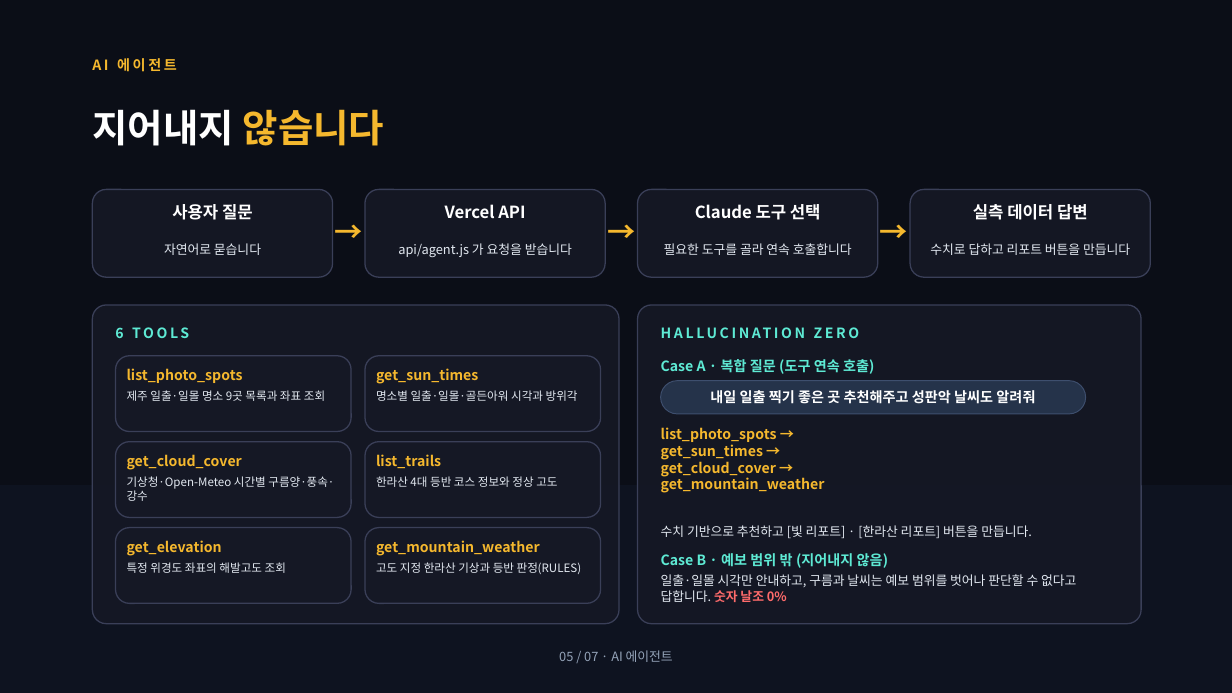
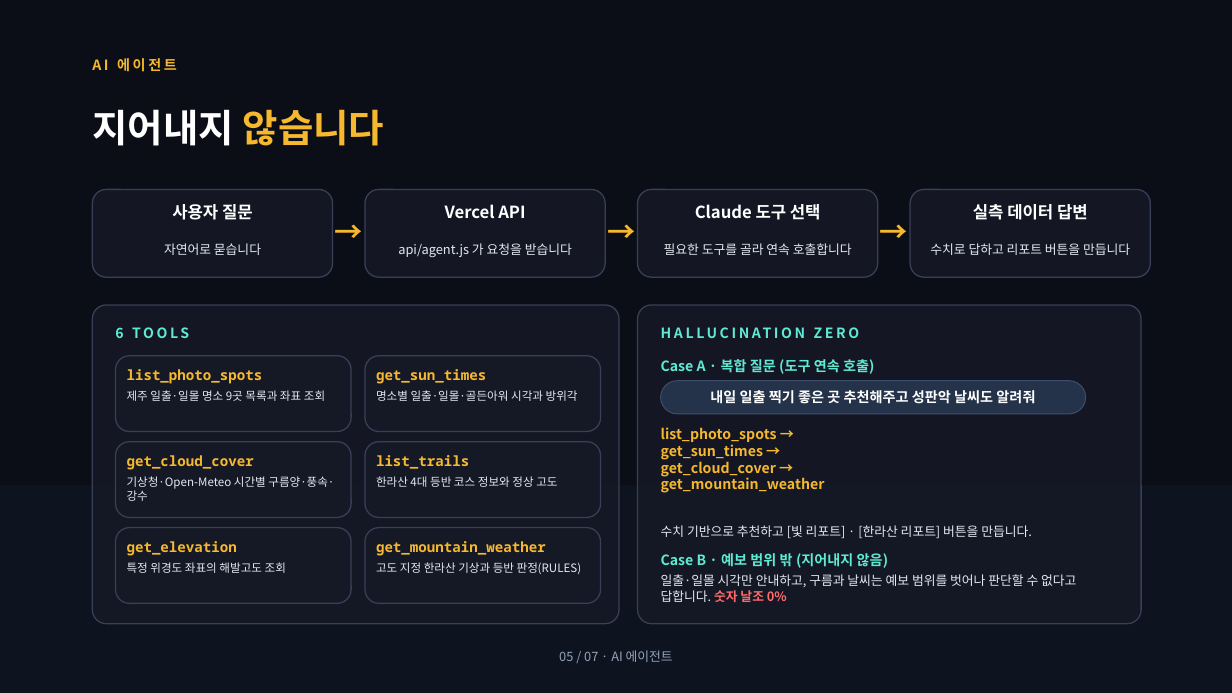
Before and after one commit to speech064/project, a slide deck: slide 5 of GOLDEN_HOUR_Presentation.pptx. Drawn at 1232x693 pixels with LibreOffice and Linux fonts; fonts in the diff are those of the drawing. Boxes give left, top, right and bottom in pixels: in the first picture for what was removed or moved away, otherwise in the second. Text is boxed around its words. In the diff, an @@ line names an element or a change of style, - is before the commit and + after.

```diff
--- a/GOLDEN_HOUR_Presentation.pptx
+++ b/GOLDEN_HOUR_Presentation.pptx
@@ font Noto Sans CJK KR to Noto Sans Mono in 6 elements at [127, 369, 263, 384], [376, 369, 486, 384], [127, 455, 254, 470], [376, 455, 469, 469], [127, 541, 237, 556], [376, 541, 546, 556] @@
```
Also in this commit, not shown: 1 other slide changed, 1 other file.
